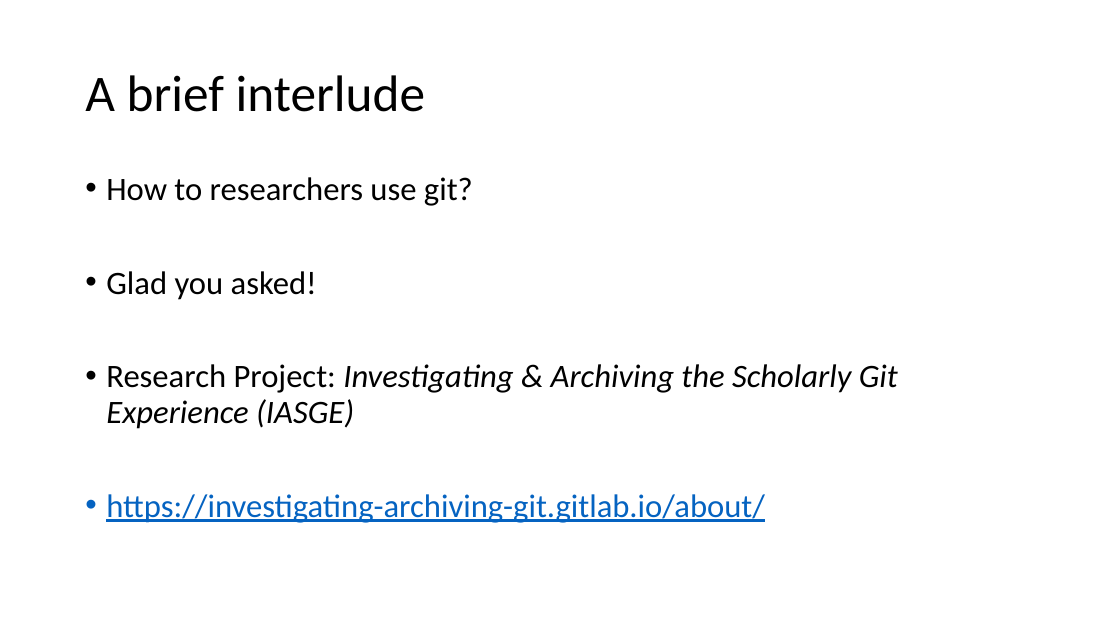
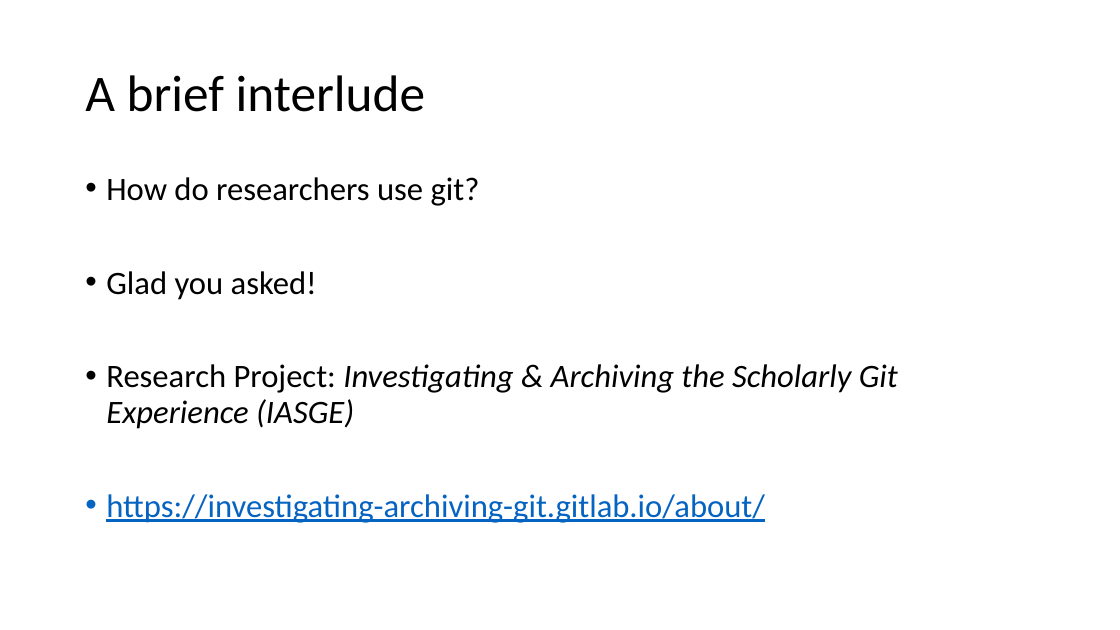
Before and after one commit to BrockDSL/github_for_researchers, a slide deck: slide 12 of Overview.pptx (slide 10 before the commit). Drawn at 1120x630 pixels with LibreOffice and Linux fonts; fonts in the diff are those of the drawing. Boxes give left, top, right and bottom in pixels: in the first picture for what was removed or moved away, otherwise in the second. Text is boxed around its words. In the diff, an @@ line names an element or a change of style, - is before the commit and + after.

```diff
--- a/Overview.pptx
+++ b/Overview.pptx
@@ text at (106,177,480,206): text changed @@
-• How to researchers use git?
+• How do researchers use git?
```
Also in this commit, not shown: 6 other slides changed, 3 slides added, 1 other file.
